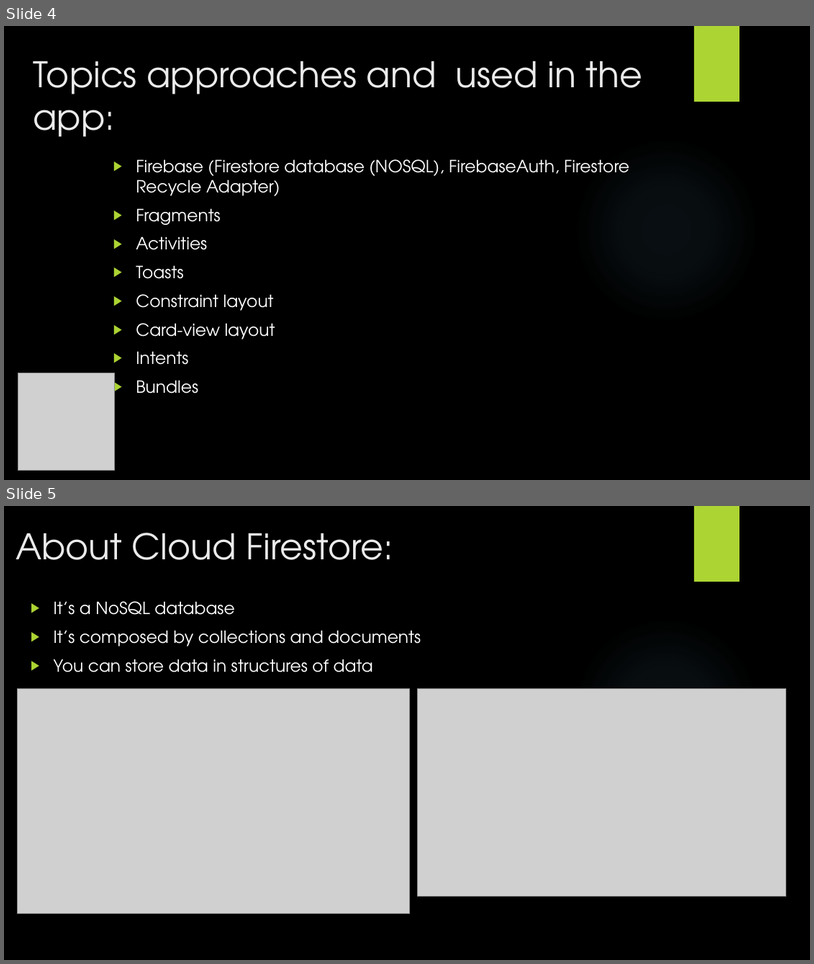
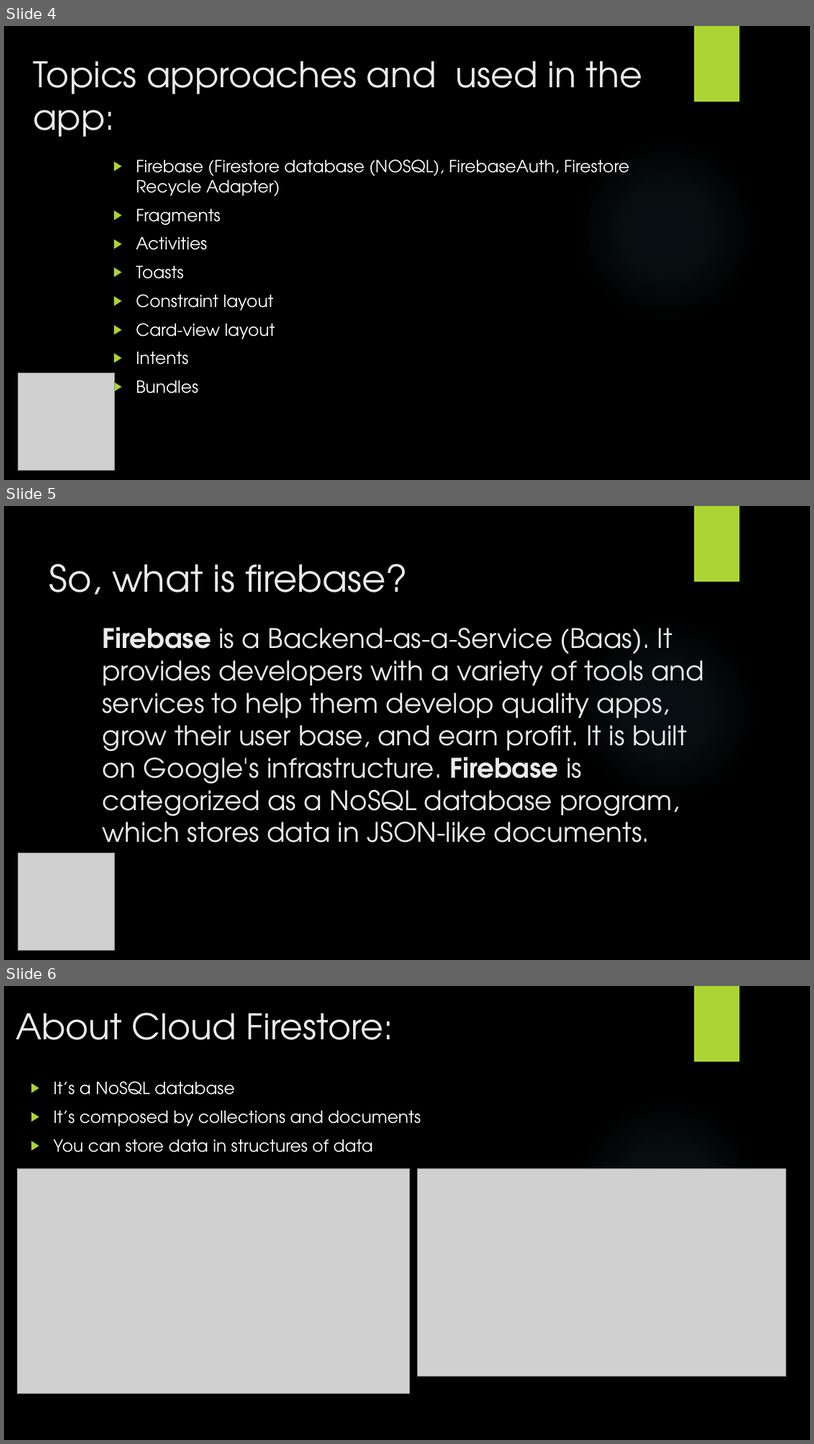
Before and after one commit to alexandruoliva/BookingManagementGAD, a slide deck: Booking Management App.pptx. Shown one above the other, each under a label of ours: slides 4 and 5 before the commit, slides 4, 5 and 6 after it. The pictures are 814x964 and 814x1444 pixels, drawn with LibreOffice and Linux fonts; fonts in the diff are those of the drawing; grey boxes stand for pictures; background and template pictures are left out. Boxes give left, top, right and bottom in pixels: in the first picture for what was removed or moved away, otherwise in the second. Text is boxed around its words. In the diff, an @@ line names an element or a change of style, - is before the commit and + after.

Commit message:
Updated ppt

```diff
--- a/Booking Management App.pptx
+++ b/Booking Management App.pptx
@@ slide 5 added at (4,506,810,960), background picture (left out); not listed: 2 template elements that a slide beside it also shows @@
@@ text added at (49,564,408,595), 44 pt, text #EBEBEB @@
+So, what is firebase?
@@ title added at (102,627,705,854), 32 pt, text #EBEBEB @@
+Firebase is a Backend-as-a-Service (Baas). It provides developers with a variety of tools and services to help them develop quality apps, grow their user base, and earn profit. It is built on Google's infrastructure. Firebase is categorized as a NoSQL database program, which stores data in JSON-like documents.
@@ picture added at (18,853,115,950) @@
@@ what was slide 5 is now slide 6 @@
```
